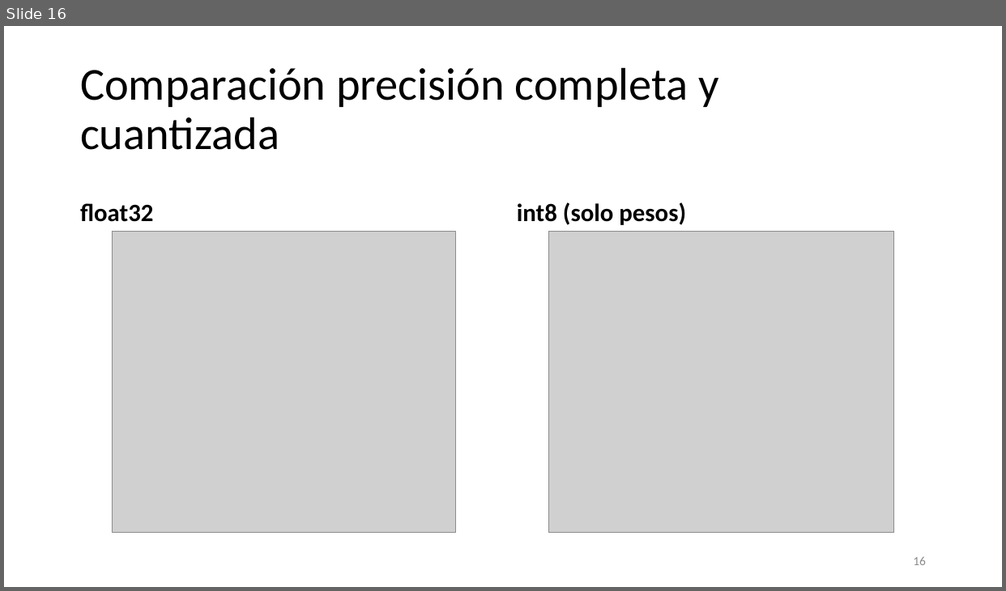
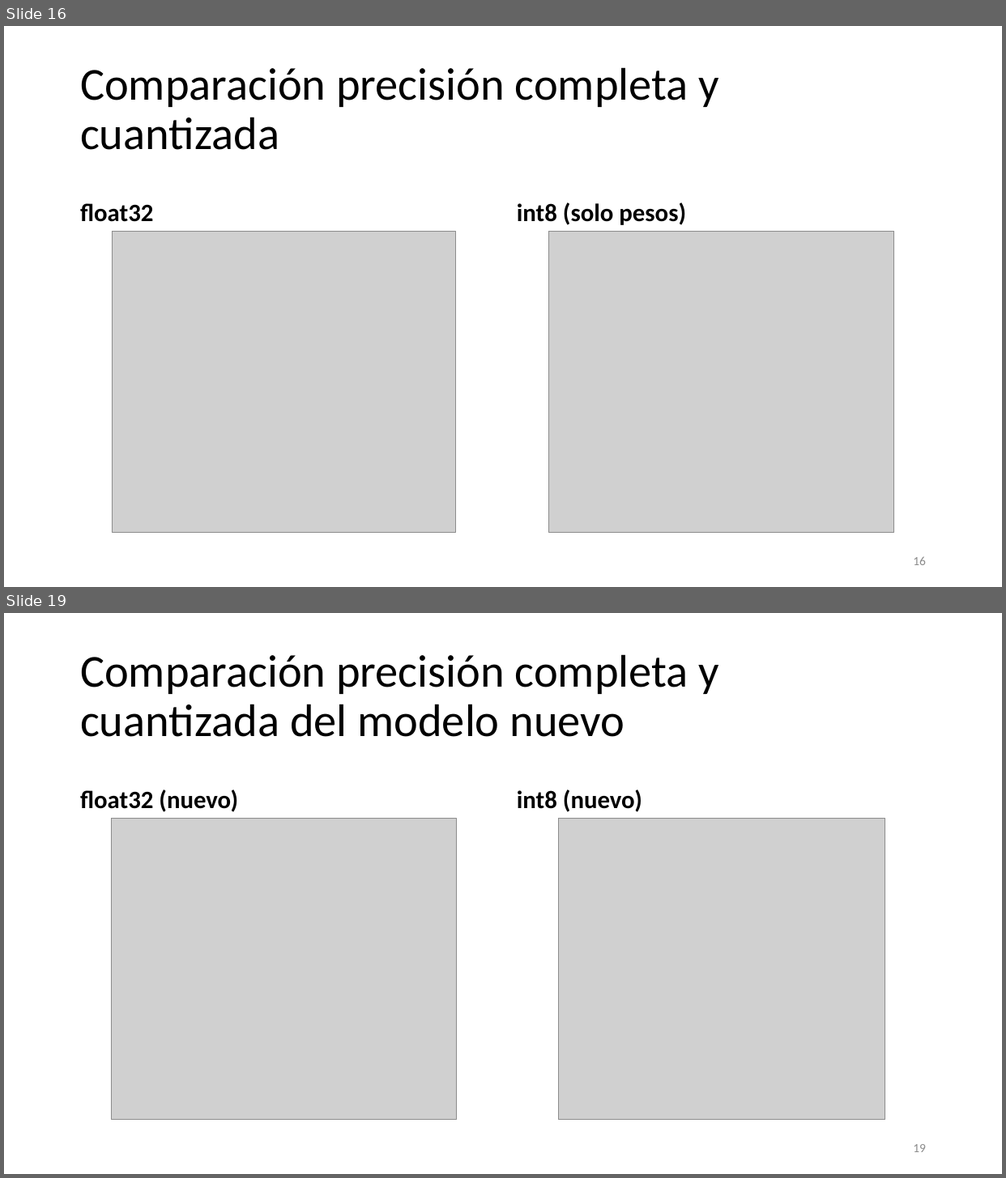
Before and after one commit to Daivd093/EdgeAI4BionicControl, a slide deck: Edge Computing para Control Biónico con Señales Cerebrales.pptx. Shown one above the other, each under a label of ours: slide 16 before the commit, slides 16 and 19 after it; the slides between them are not shown. The pictures are 1006x591 and 1006x1178 pixels, drawn with LibreOffice and Linux fonts; fonts in the diff are those of the drawing; grey boxes stand for pictures. Boxes give left, top, right and bottom in pixels: in the first picture for what was removed or moved away, otherwise in the second. Text is boxed around its words. In the diff, an @@ line names an element or a change of style, - is before the commit and + after.

```diff
--- a/Edge Computing para Control Biónico con Señales Cerebrales.pptx
+++ b/Edge Computing para Control Biónico con Señales Cerebrales.pptx
@@ slide 19 added at <box>4,613,1002,1174</box>, background #FFFFFF @@
@@ title added at <box>80,654,719,737</box>, 44 pt, text #000000 @@
+Comparación precisión completa y cuantizada del modelo nuevo
@@ text added at <box>80,790,238,812</box>, 24 pt, text #000000, bold @@
+float32 (nuevo)
@@ text added at <box>517,790,642,812</box>, 24 pt, text #000000, bold @@
+int8 (nuevo)
@@ picture added at <box>112,818,456,1120</box> @@
@@ picture added at <box>558,818,884,1120</box> @@
@@ page number added at <box>913,1144,926,1152</box>, 12 pt, text #8C8C8C @@
+19
```
Also in this commit, not shown: 5 other slides added, 52 other files.
